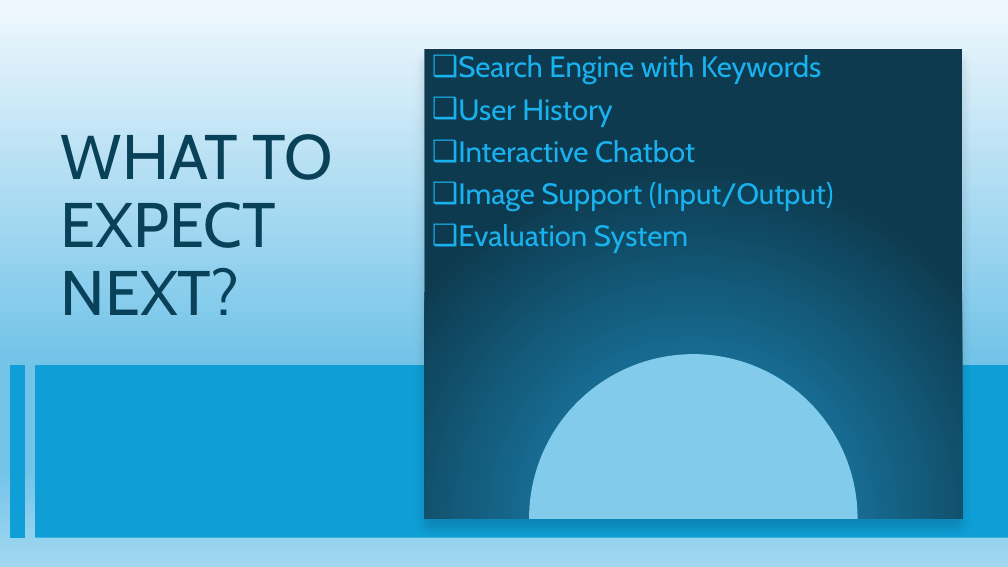
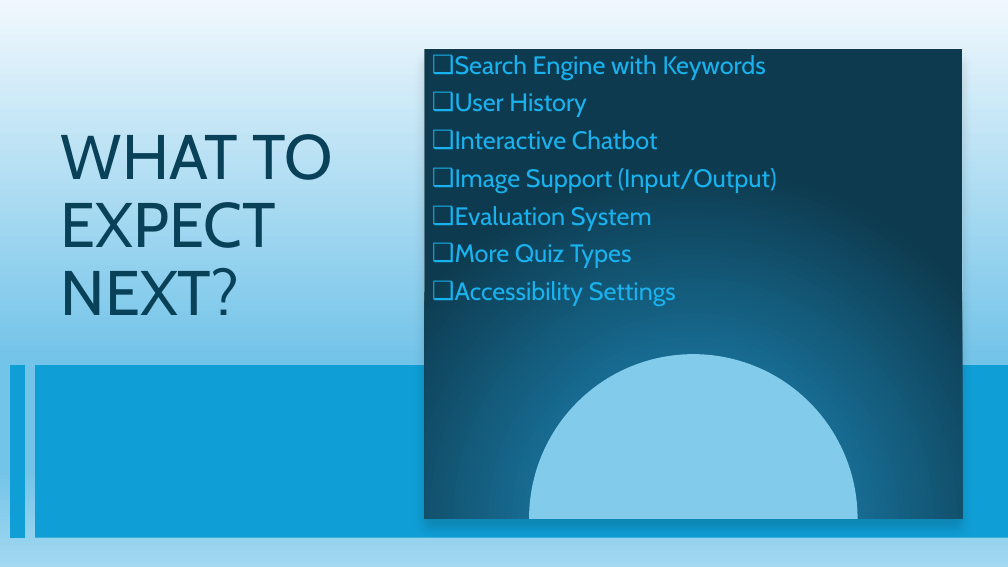
Before and after one commit to striker40/makeathon-2025, a slide deck: slide 8 of ey.pptx. Drawn at 1008x567 pixels with LibreOffice and Linux fonts; fonts in the diff are those of the drawing. Boxes give left, top, right and bottom in pixels: in the first picture for what was removed or moved away, otherwise in the second. Text is boxed around its words. In the diff, an @@ line names an element or a change of style, - is before the commit and + after.

```diff
--- a/ey.pptx
+++ b/ey.pptx
@@ text at bbox=[455, 55, 777, 231]: size 28 to 24 pt in "Search Engine with Keywords", "User History", "Interactive Chatbot", "Image Support (Input/Output)" and 1 more places @@
@@ text at bbox=[455, 244, 676, 306]: paragraphs added @@
+❑ More Quiz Types
+❑ Accessibility Settings
```
Also in this commit, not shown: 1 other slide changed, 4 other files.
